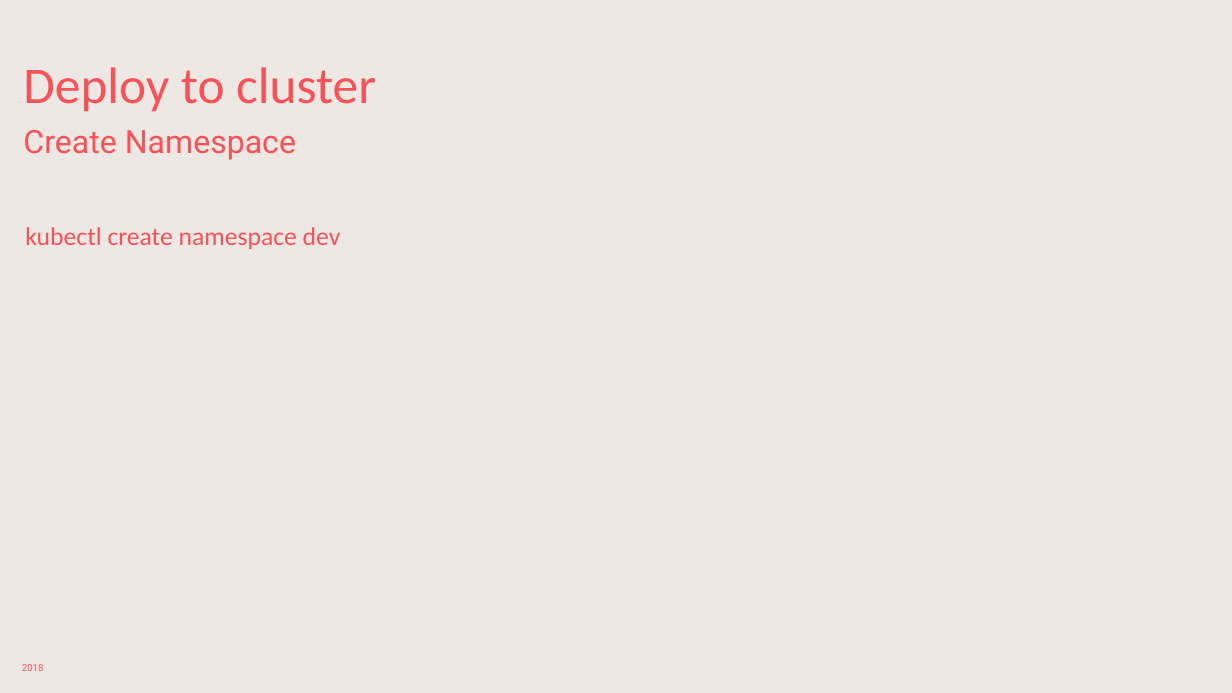
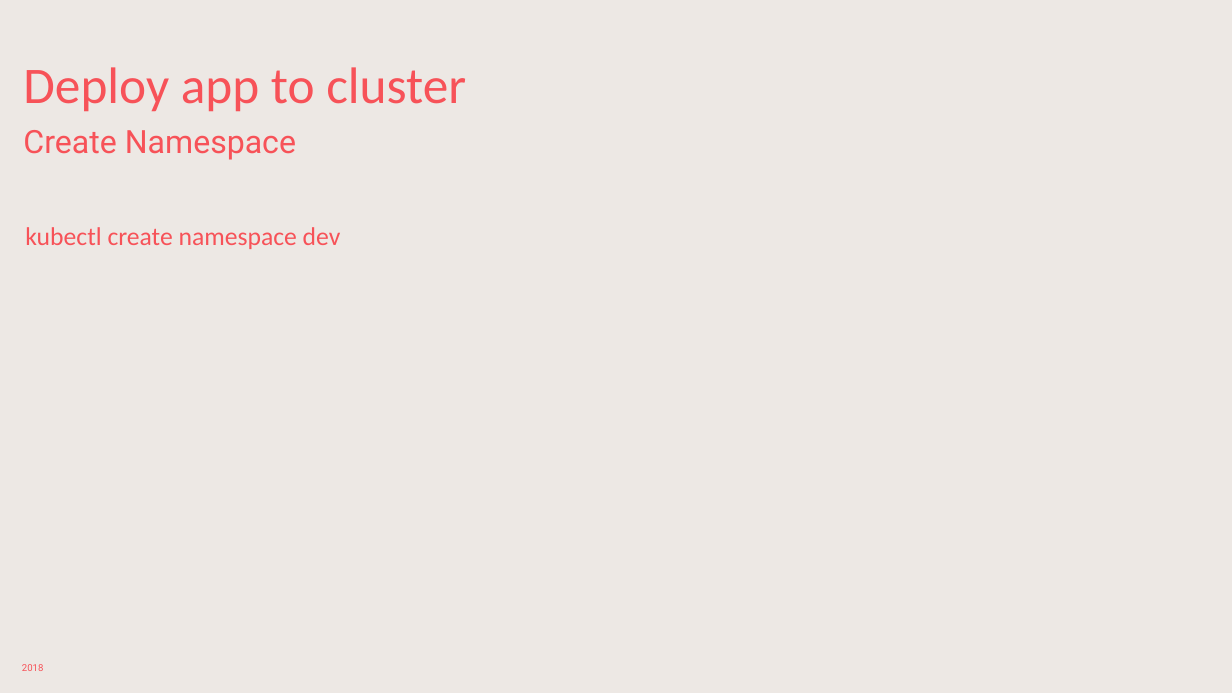
Before and after one commit to sabbadino/deltatre-community-meetups-session-3, a slide deck: slide 15 of K8s-basic.pptx (slide 14 before the commit). Drawn at 1232x693 pixels with LibreOffice and Linux fonts; fonts in the diff are those of the drawing; background and template pictures are left out. Boxes give left, top, right and bottom in pixels: in the first picture for what was removed or moved away, otherwise in the second. Text is boxed around its words. In the diff, an @@ line names an element or a change of style, - is before the commit and + after.

```diff
--- a/K8s-basic.pptx
+++ b/K8s-basic.pptx
@@ title at <box>23,67,466,111</box>: text changed @@
-Deploy to cluster
+Deploy app to cluster
```
Also in this commit, not shown: 8 other slides changed, 1 slide added, 29 other files.
